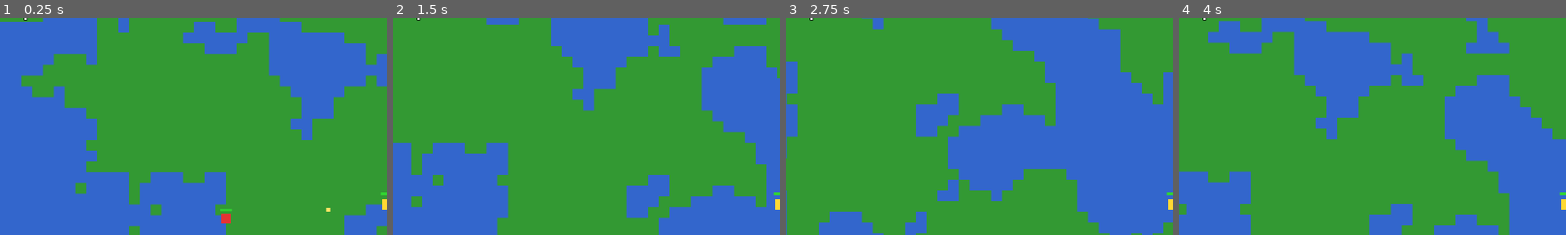
Above: before the commit, frames 1-4 (left to right).
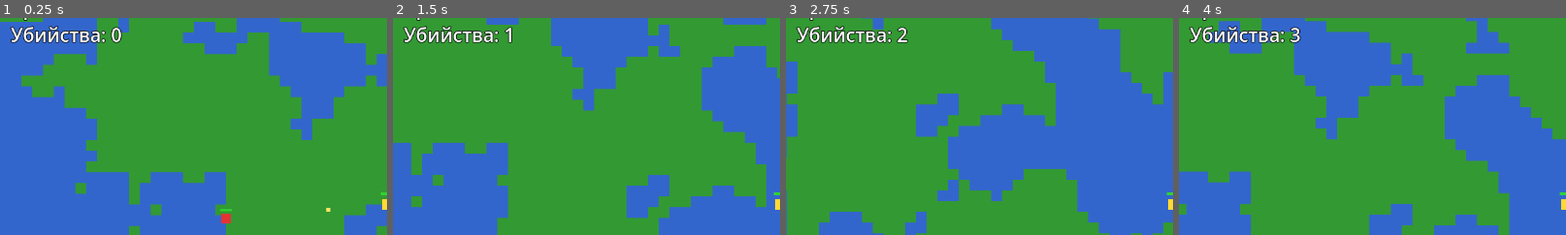
Above: after the commit, the same moments.

Repository: aegissana-sudo/vada
Game: Godot game, scene res://Main.tscn
Two runs of this game, one before a commit and one after it. Both use one fixed random seed, a clock stepped at 60 frames per second and the inputs below.
Inputs:
- Up to frame 1 (0.25 s): no input
- Up to frame 2 (1.5 s): tap Enter at 0.5 s; hold Right (ui_right) 0.53-1.28 s; hold Down (ui_down) from 1.28 s (still down)
- Up to frame 3 (2.75 s): release Down (ui_down) at 2.03 s; hold Right (ui_right) from 2.03 s (still down)
- Up to frame 4 (4 s): release Right (ui_right) at 2.78 s; hold Up (ui_up) 2.78-3.53 s; hold Left (ui_left) from 3.53 s (still down)
The pictures show only the part of the screen within x 0-50%, y 7-57%; the shares and areas given below are measured in that part.

The runs differ from the first frame. In frame 1, 1.4% of the frame differs, in the area x 2-32%, y 3-12%; in frame 2, 1.3%; in frame 3, 1.3%; in frame 4, 1.3%.

Commit message:
Добавить счётчик убитых монстров

Diff:
--- a/Main.tscn
+++ b/Main.tscn
@@ -38,6 +38,15 @@
 text = "Время: 0.0 с"
 label_settings = SubResource("2")
 
+[node name="KillsLabel" type="Label" parent="CanvasLayer"]
+layout_mode = 0
+offset_left = 16.0
+offset_top = 52.0
+offset_right = 260.0
+offset_bottom = 88.0
+text = "Убийства: 0"
+label_settings = SubResource("2")
+
 [node name="GameOverMenu" type="Control" parent="CanvasLayer"]
 visible = false
 layout_mode = 3
--- a/scripts/enemy.gd
+++ b/scripts/enemy.gd
@@ -1,4 +1,6 @@
 extends CharacterBody2D
+
+signal died
 
 @export var speed := 80.0
 @export var max_health := 3
@@ -48,6 +50,7 @@
     _health -= amount
     queue_redraw()
     if _health <= 0:
+        died.emit()
         queue_free()
 
 func _draw() -> void:
--- a/scripts/world.gd
+++ b/scripts/world.gd
@@ -10,6 +10,7 @@
 @onready var tile_map: TileMap = $TileMap
 @onready var player: CharacterBody2D = $Player
 @onready var survival_timer_label: Label = $CanvasLayer/SurvivalTimerLabel
+@onready var kills_label: Label = $CanvasLayer/KillsLabel
 @onready var game_over_menu: Control = $CanvasLayer/GameOverMenu
 @onready var game_over_time_label: Label = $CanvasLayer/GameOverMenu/CenterContainer/VBoxContainer/TimeLabel
 @onready var retry_button: Button = $CanvasLayer/GameOverMenu/CenterContainer/VBoxContainer/RetryButton
@@ -21,6 +22,7 @@
 var _enemy_script := preload("res://scripts/enemy.gd")
 var _game_over := false
 var _survival_time := 0.0
+var _kills := 0
 
 func _ready() -> void:
     noise.seed = randi()
@@ -28,6 +30,7 @@
     _setup_tileset()
     _update_chunks()
     _update_survival_ui()
+    _update_kills_ui()
     player.died.connect(_on_player_died)
     retry_button.pressed.connect(_on_retry_button_pressed)
 
@@ -44,6 +47,9 @@
     var text := "Время: %s" % formatted_time
     survival_timer_label.text = text
     game_over_time_label.text = "Продержались: %s" % formatted_time
+
+func _update_kills_ui() -> void:
+    kills_label.text = "Убийства: %d" % _kills
 
 func _format_survival_time(total_seconds: float) -> String:
     var whole_seconds := int(total_seconds)
@@ -115,7 +121,12 @@
     var offset := Vector2(cos(angle), sin(angle)) * enemy_spawn_radius
     enemy.global_position = player.global_position + offset
     enemy.target = player
+    enemy.died.connect(_on_enemy_died)
     add_child(enemy)
+
+func _on_enemy_died() -> void:
+    _kills += 1
+    _update_kills_ui()
 
 func _on_player_died() -> void:
     if _game_over:
